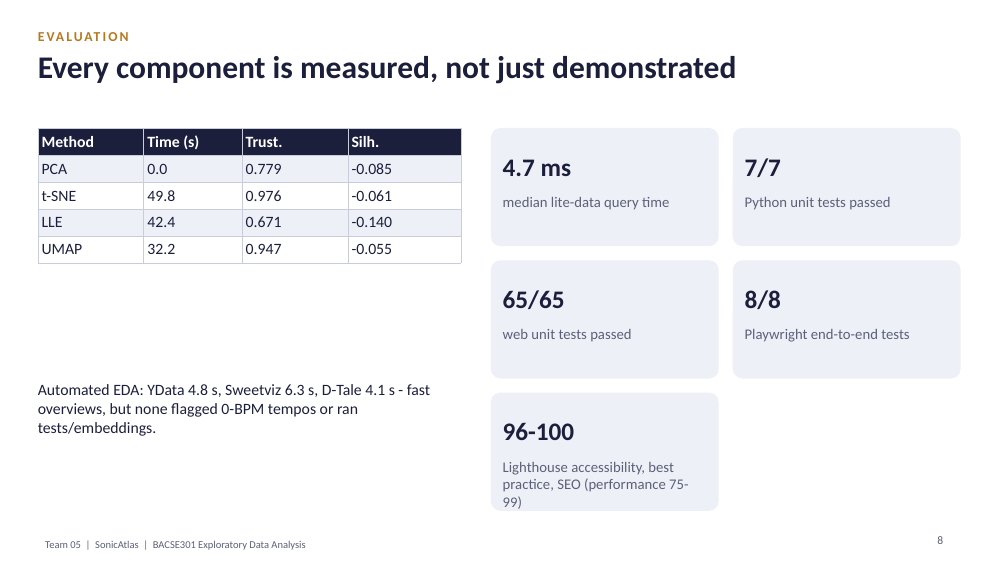
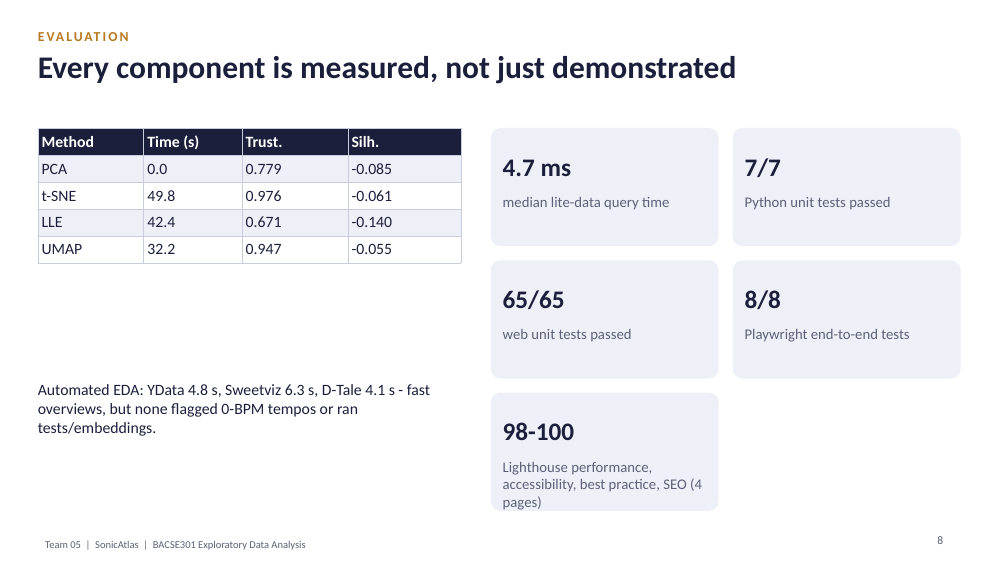
Before and after one commit to Nithin-ASK/Team_05_25BDS0318_25BDS0308_SonicAtlas, a slide deck: slide 8 of deliverables/Team_05_25BDS0318_25BDS0308_Review3_PPT.pptx. Drawn at 1008x567 pixels with LibreOffice and Linux fonts; fonts in the diff are those of the drawing. Boxes give left, top, right and bottom in pixels: in the first picture for what was removed or moved away, otherwise in the second. Text is boxed around its words. In the diff, an @@ line names an element or a change of style, - is before the commit and + after.

```diff
--- a/deliverables/Team_05_25BDS0318_25BDS0308_Review3_PPT.pptx
+++ b/deliverables/Team_05_25BDS0318_25BDS0308_Review3_PPT.pptx
@@ text at [503,422,574,440]: text changed @@
-96-100
+98-100
@@ text at [503,462,702,510]: text changed @@
-Lighthouse accessibility, best practice, SEO (performance 75-99)
+Lighthouse performance, accessibility, best practice, SEO (4 pages)
```
Also in this commit, not shown: 38 other files.
